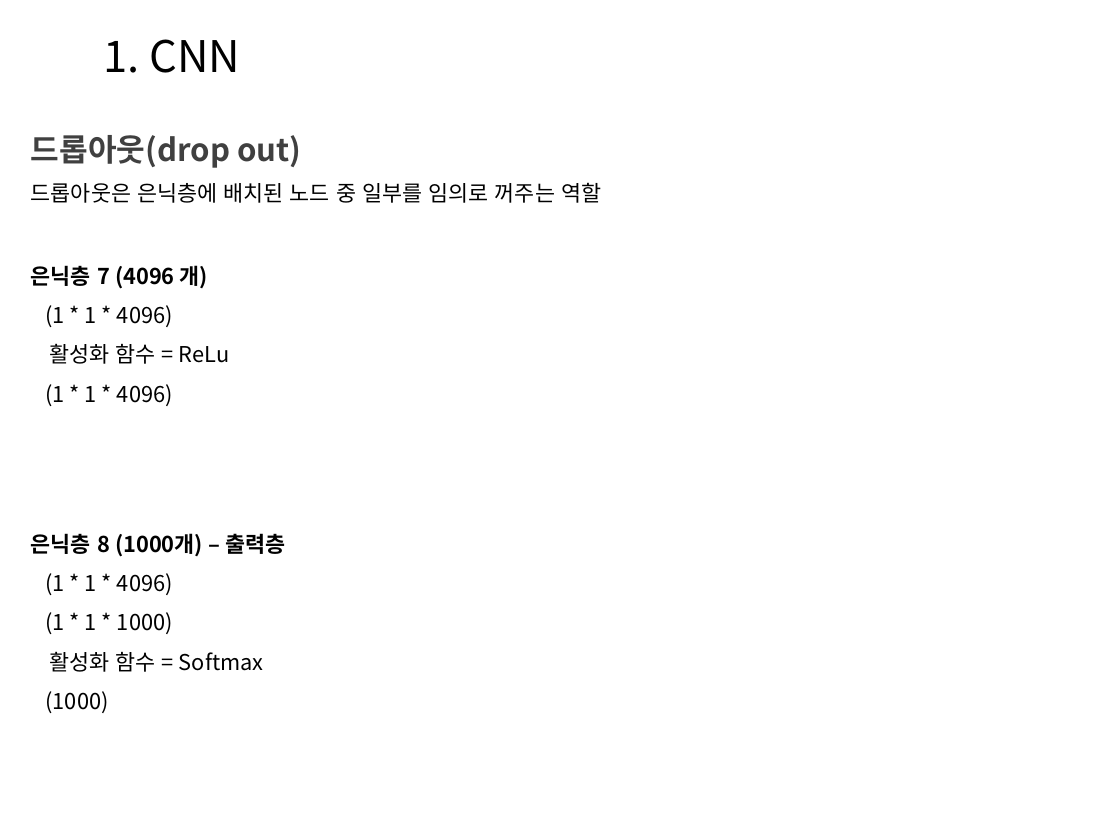
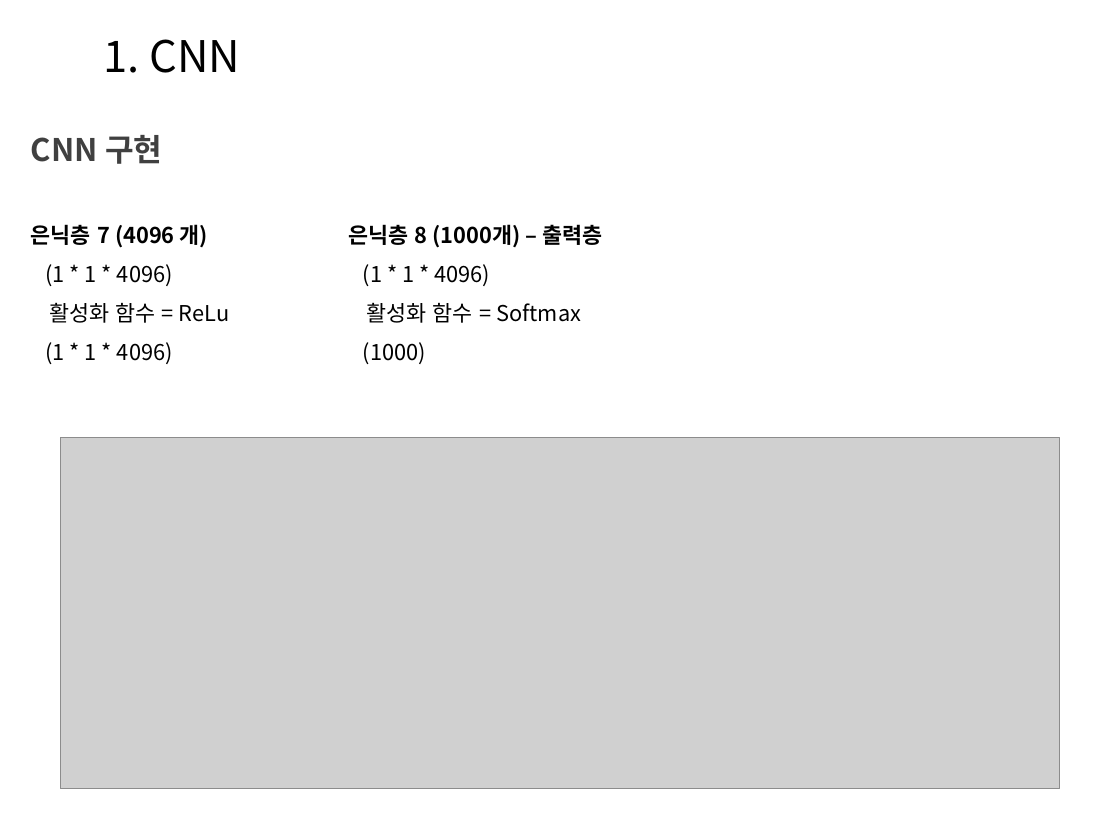
Before and after one commit to Heechul90/Deep_Learning, a slide deck: slide 17 of Study/정리/Deep Learning04.pptx (slide 15 before the commit). Drawn at 1120x840 pixels with LibreOffice and Linux fonts; fonts in the diff are those of the drawing; grey boxes stand for pictures; background and template pictures are left out. Boxes give left, top, right and bottom in pixels: in the first picture for what was removed or moved away, otherwise in the second. Text is boxed around its words. In the diff, an @@ line names an element or a change of style, - is before the commit and + after.

```diff
--- a/Study/정리/Deep Learning04.pptx
+++ b/Study/정리/Deep Learning04.pptx
@@ text at (31, 135, 162, 164): text changed @@
-드롭아웃(drop out)
+CNN 구현
@@ text "은닉층 7 (4096 개)" rewrapped from (31, 265, 230, 406) to (31, 224, 490, 364) @@
@@ text removed at (31, 182, 601, 203) @@
-드롭아웃은 은닉층에 배치된 노드 중 일부를 임의로 꺼주는 역할
@@ text "은닉층 8 (1000개) – 출력층": place and size @@
-text "은닉층 8 (1000개) – 출력층" at (31, 533, 285, 713)
+text "은닉층 8 (1000개) – 출력층" at (45, 224, 603, 364)
@@ picture added at (60, 438, 1060, 788) @@
@@ text at (45, 612, 173, 634): paragraph removed @@
-(1 * 1 * 1000)
```
Also in this commit, not shown: 7 other slides changed, 10 slides added, 1 slide removed.
